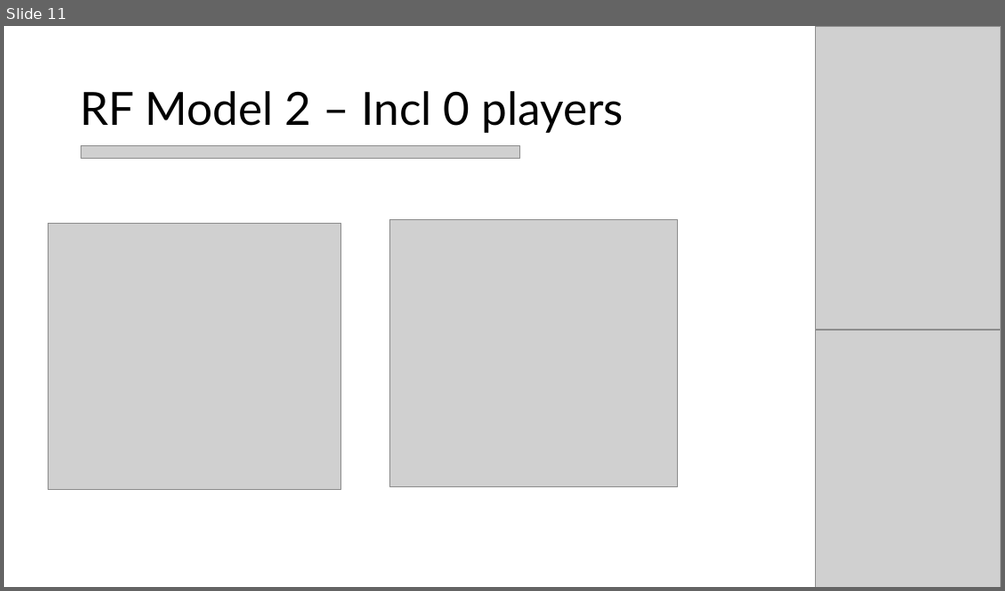
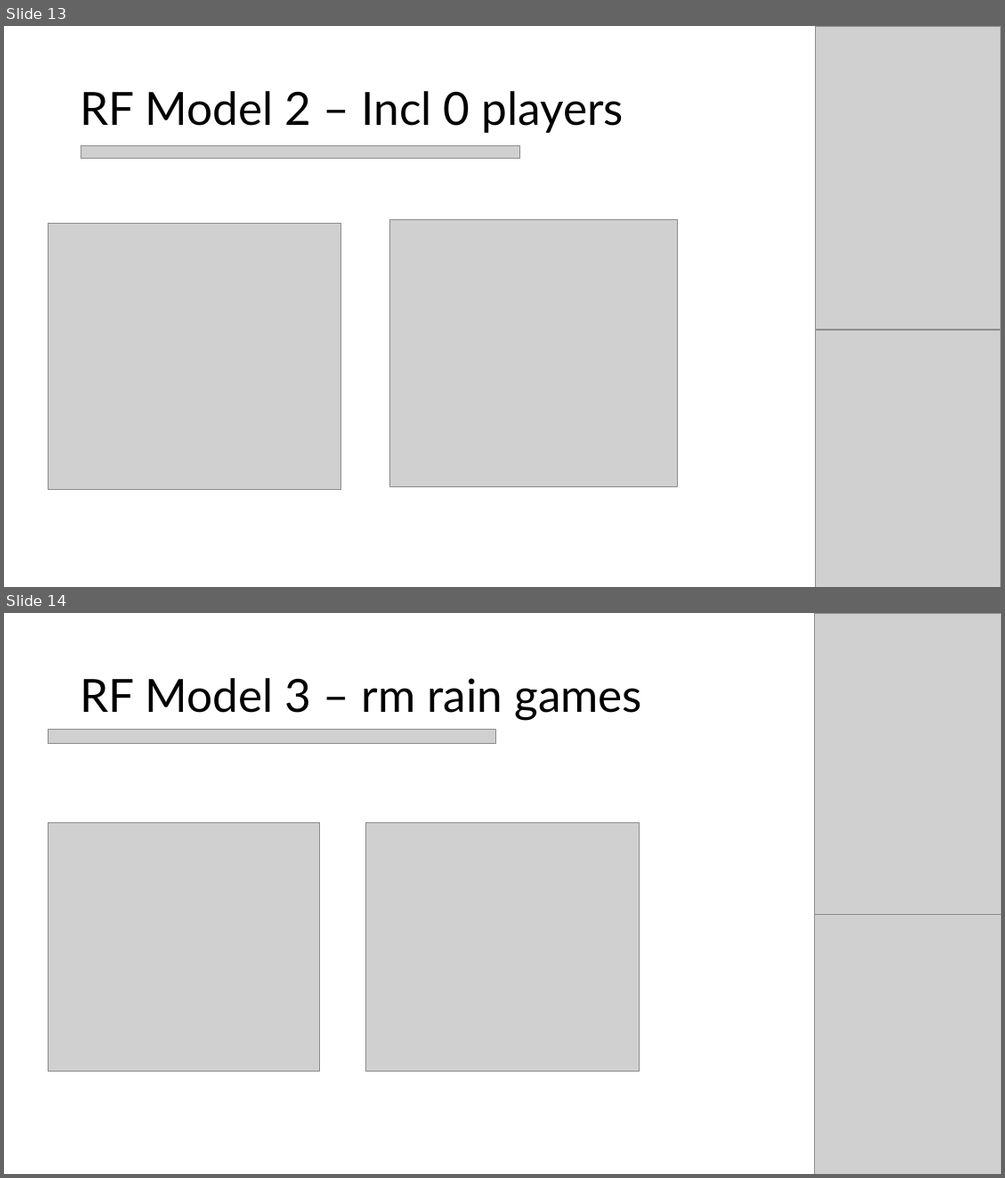
Before and after one commit to Dilan-De-Silva/Big-Bash-Fantasy-AI-v2, a slide deck: strategy/BBL Fantasy AI v2 Strategy & Planning.pptx. Shown one above the other, each under a label of ours: slide 11 before the commit, slides 13 and 14 after it. The pictures are 1005x591 and 1005x1178 pixels, drawn with LibreOffice and Linux fonts; fonts in the diff are those of the drawing; grey boxes stand for pictures. Boxes give left, top, right and bottom in pixels: in the first picture for what was removed or moved away, otherwise in the second. Text is boxed around its words. In the diff, an @@ line names an element or a change of style, - is before the commit and + after.

Commit message:
removed incomplete games

```diff
--- a/strategy/BBL Fantasy AI v2 Strategy & Planning.pptx
+++ b/strategy/BBL Fantasy AI v2 Strategy & Planning.pptx
@@ slide 14 added at [4,613,1001,1174], background #FFFFFF @@
@@ picture added at [815,613,1001,917] @@
@@ title added at [80,678,642,720], 44 pt, text #000000 @@
+RF Model 3 – rm rain games
@@ picture added at [48,730,496,744] @@
@@ picture added at [48,823,320,1070] @@
@@ picture added at [366,823,639,1070] @@
@@ picture added at [815,915,1001,1174] @@
@@ what was slide 11 is now slide 13 @@
```
Also in this commit, not shown: 2 other slides added, 3 other files.
